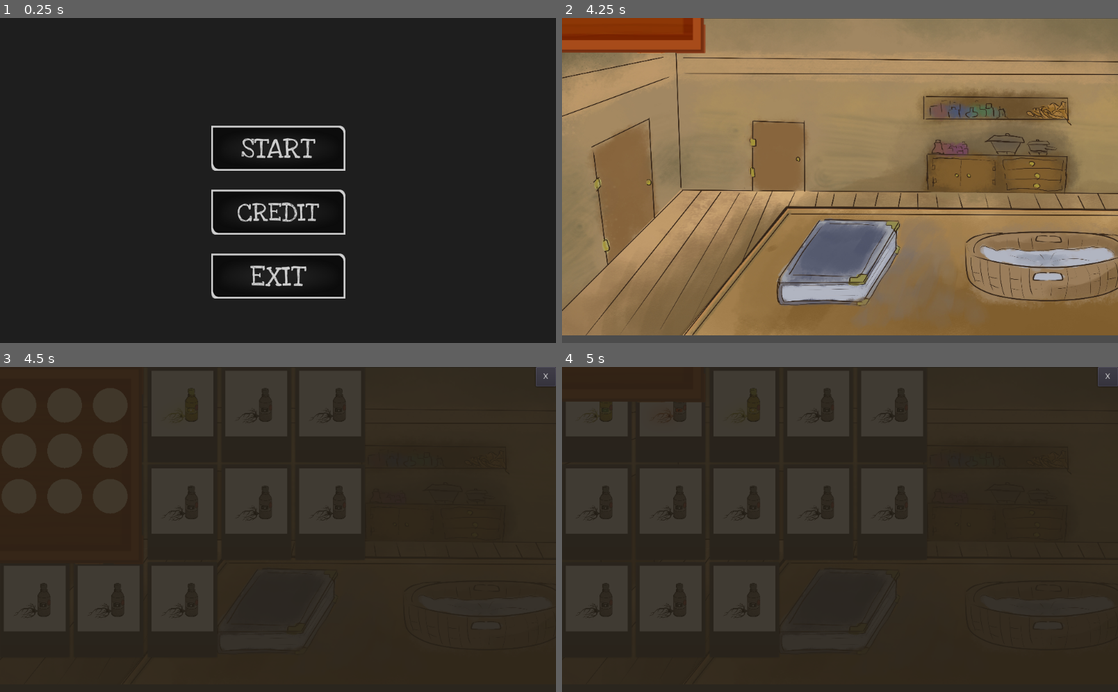
Above: before the commit, frames 1-4 (two rows, left to right).
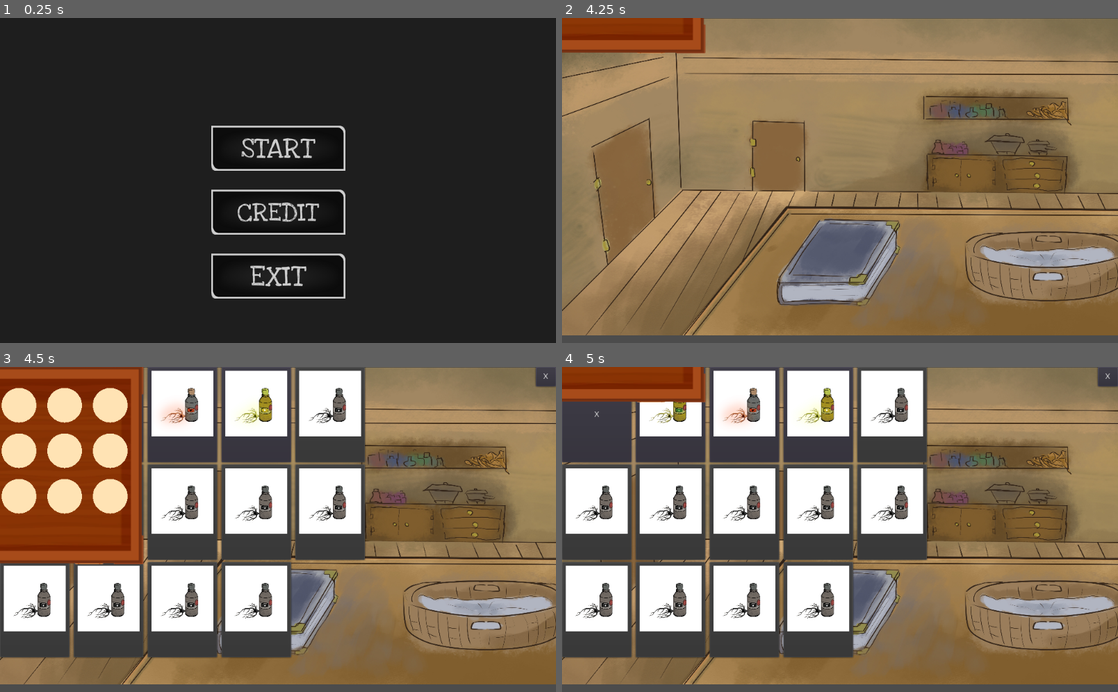
Above: after the commit, the same moments.

Repository: raimess11/GGJBandung23-Mandrake
Game: Godot game, scene res://ui/Menu.tscn
The game is run twice, just before and just after one commit, with the same random seed, the same clock (stepped at 60 frames per second) and the same inputs. The project has no main scene, so this scene is started directly.
Inputs (mouse positions are in pixels of both pictures, inside the frame that each line leads up to):
- Up to frame 1 (0.25 s): no input
- Up to frame 2 (4.25 s): click (840, 148) at 0.5 s; tap Enter at 1.25, 2.75 s; move the mouse to (628, 187) at 1.27 s; click (628, 187) at 1.35 s; tap Space at 1.52, 2, 2.27 s; move the mouse to (784, 154) at 2.02 s; click (784, 154) at 2.1 s; move the mouse to (1034, 255) at 2.77 s; click (1034, 255) at 2.85 s; click "X" at 3.5 s
- Up to frame 3 (4.5 s): tap Space at 4.25 s; move the mouse to (250, 594) at 4.27 s; click (250, 594) at 4.35 s
- Up to frame 4 (5 s): tap Space at 4.52 s

Frames 1-2 are identical in both runs. In frame 3, 98% of the frame differs, in the area x 0-100%, y 0-100%; in frame 4, 97%.

Commit message:
pencet space untuk buka inventory

Diff:
--- a/Mandrake Store and Root Garden/Commponent/Item2D/Item2D.tscn
+++ b/Mandrake Store and Root Garden/Commponent/Item2D/Item2D.tscn
@@ -16,5 +16,6 @@
 shape = SubResource( 1 )
 
 [node name="Sprite" type="Sprite" parent="."]
+z_index = 2
 
 [connection signal="input_event" from="Area2D" to="." method="_on_Area2D_input_event"]
--- a/Mandrake Store and Root Garden/encyclopedia/encyclopedia.tscn
+++ b/Mandrake Store and Root Garden/encyclopedia/encyclopedia.tscn
@@ -8,15 +8,14 @@
 anchor_bottom = 1.0
 script = ExtResource( 2 )
 
-[node name="GridContainer" parent="." instance=ExtResource( 1 )]
-
-[node name="CanvasLayer" type="CanvasLayer" parent="."]
-visible = false
-
-[node name="ColorRect" type="ColorRect" parent="CanvasLayer"]
+[node name="ColorRect" type="ColorRect" parent="."]
 anchor_right = 1.0
 anchor_bottom = 1.0
 color = Color( 0.152941, 0.129412, 0.0941176, 0.882353 )
+
+[node name="CanvasLayer" type="CanvasLayer" parent="."]
+layer = 0
+visible = false
 
 [node name="Button" type="Button" parent="CanvasLayer"]
 anchor_left = 1.0
@@ -25,4 +24,6 @@
 margin_bottom = 36.0
 text = "X"
 
+[node name="GridContainer" parent="." instance=ExtResource( 1 )]
+
 [connection signal="button_up" from="CanvasLayer/Button" to="." method="_on_Button_button_up"]
--- a/Mandrake Store and Root Garden/encyclopedia/encyclopediaGrid.gd
+++ b/Mandrake Store and Root Garden/encyclopedia/encyclopediaGrid.gd
@@ -18,3 +18,8 @@
 			instanceSlot.textureURL = item["TextureURL"]
 			instanceSlot.founded = item["Founded"]
 		self.add_child(instanceSlot)
+
+
+
+func _on_Button_button_up():
+	get_tree().change_scene("res://ui/ruang utama/RuangUtama.tscn")
--- a/Mandrake Store and Root Garden/encyclopedia/encyclopediaGrid.tscn
+++ b/Mandrake Store and Root Garden/encyclopedia/encyclopediaGrid.tscn
@@ -9,3 +9,10 @@
 custom_constants/hseparation = 8
 columns = 5
 script = ExtResource( 1 )
+
+[node name="Button" type="Button" parent="."]
+margin_right = 20.0
+margin_bottom = 20.0
+text = "X"
+
+[connection signal="button_up" from="Button" to="." method="_on_Button_button_up"]
--- a/Mandrake Store and Root Garden/ui/ruang utama/RuangUtama.gd
+++ b/Mandrake Store and Root Garden/ui/ruang utama/RuangUtama.gd
@@ -3,7 +3,7 @@
 var up_value = 1
 
 func _on_Area2D_input_event(viewport, event, shape_idx):
-	if event is InputEventMouse:
+	if event is InputEventMouse	:
 		if event.is_action_released("click"):
 			$GatheringMap.visible = true
 
